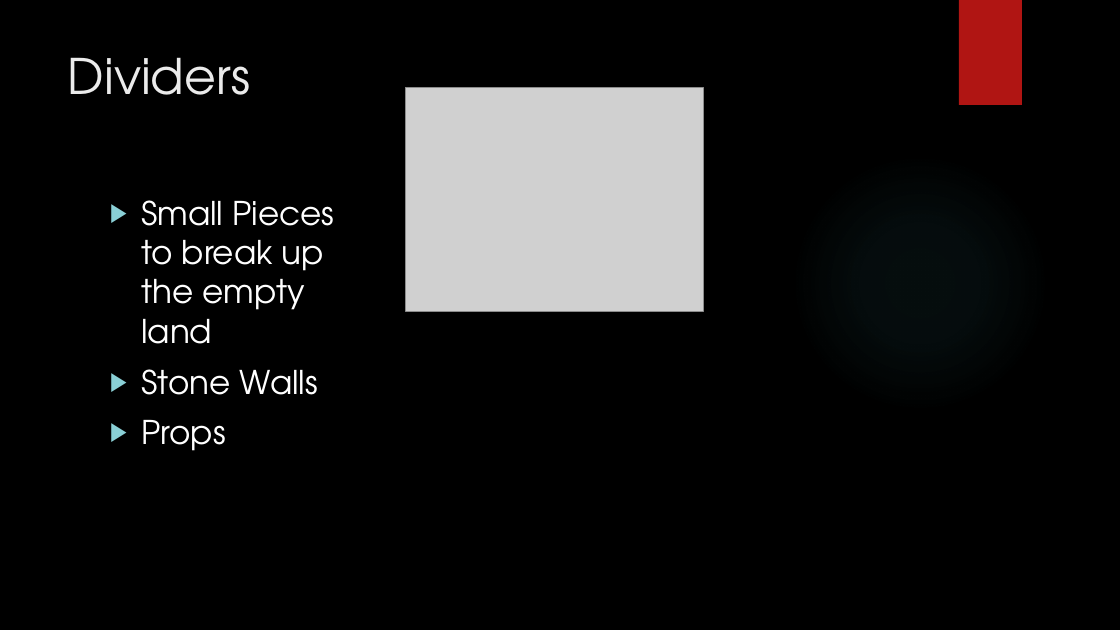
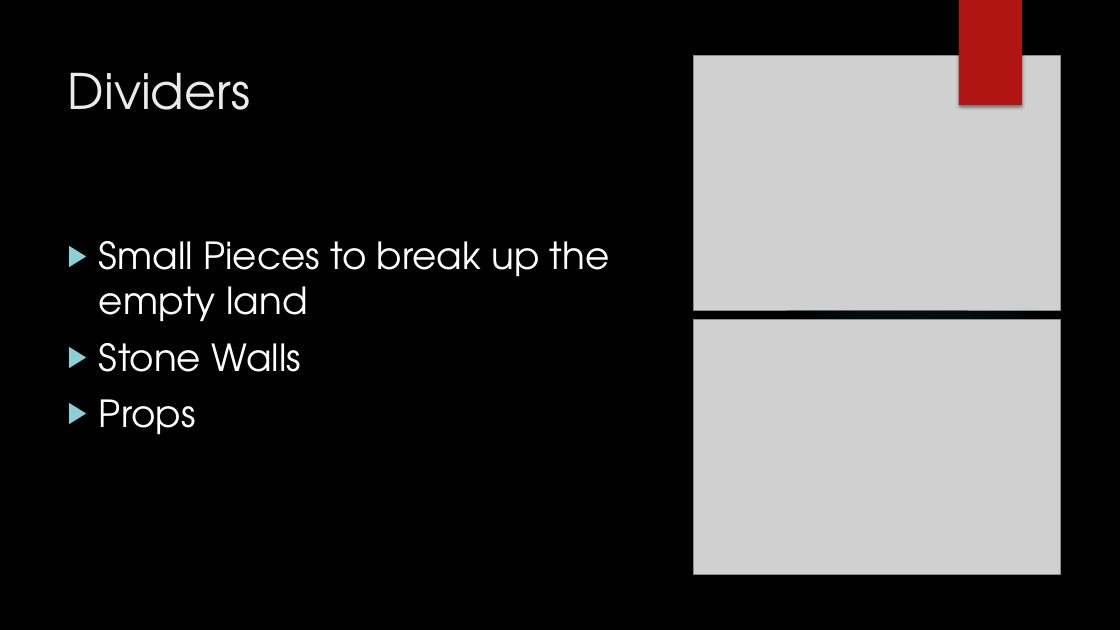
Before and after one commit to Pointer4ncfc/Dissertation, a slide deck: slide 8 of Documentation/Final Project Presentation.pptx. Drawn at 1120x630 pixels with LibreOffice and Linux fonts; fonts in the diff are those of the drawing; grey boxes stand for pictures; background and template pictures are left out. Boxes give left, top, right and bottom in pixels: in the first picture for what was removed or moved away, otherwise in the second. Text is boxed around its words. In the diff, an @@ line names an element or a change of style, - is before the commit and + after.

Commit message:
finished pitch

```diff
--- a/Documentation/Final Project Presentation.pptx
+++ b/Documentation/Final Project Presentation.pptx
@@ rectangle removed at [959,0,1022,105] @@
@@ rectangle added at [959,0,1022,105], fill #B01513 @@
@@ title "Dividers": place and size @@
-title "Dividers" at [68,57,251,95]
+title "Dividers" at [68,72,251,110]
@@ picture: place and size @@
-picture at [406,87,704,311]
+picture at [694,56,1060,311]
@@ text "Small Pieces to break up ...": place and size @@
-text "Small Pieces to break up ..." at [141,200,334,451]
+text "Small Pieces to break up ..." at [99,241,610,435]
@@ text "Small Pieces to break up ..." at [99,241,610,435]: size 28 to 32 pt @@
@@ picture added at [694,320,1060,575] @@
```
Also in this commit, not shown: 2 other slides changed.
